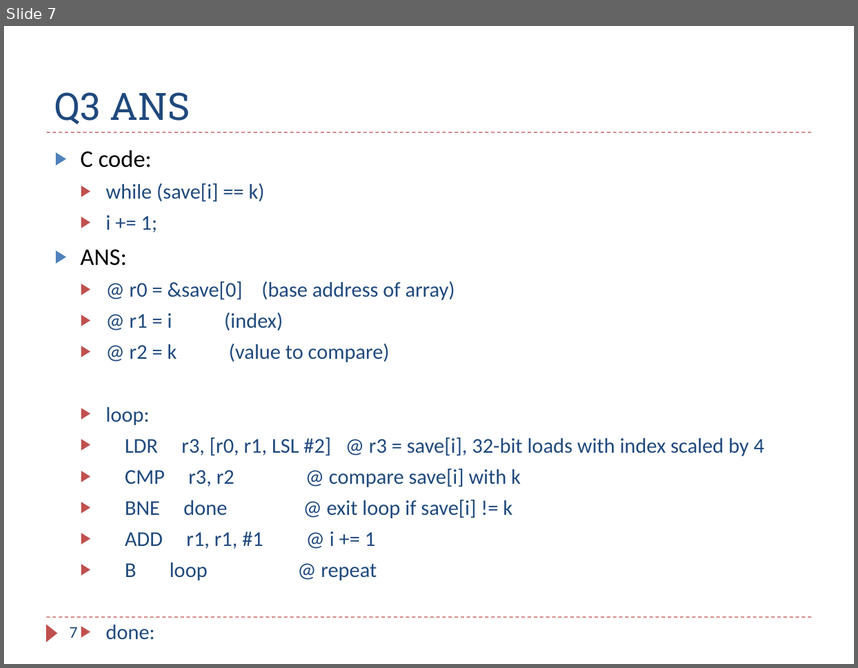
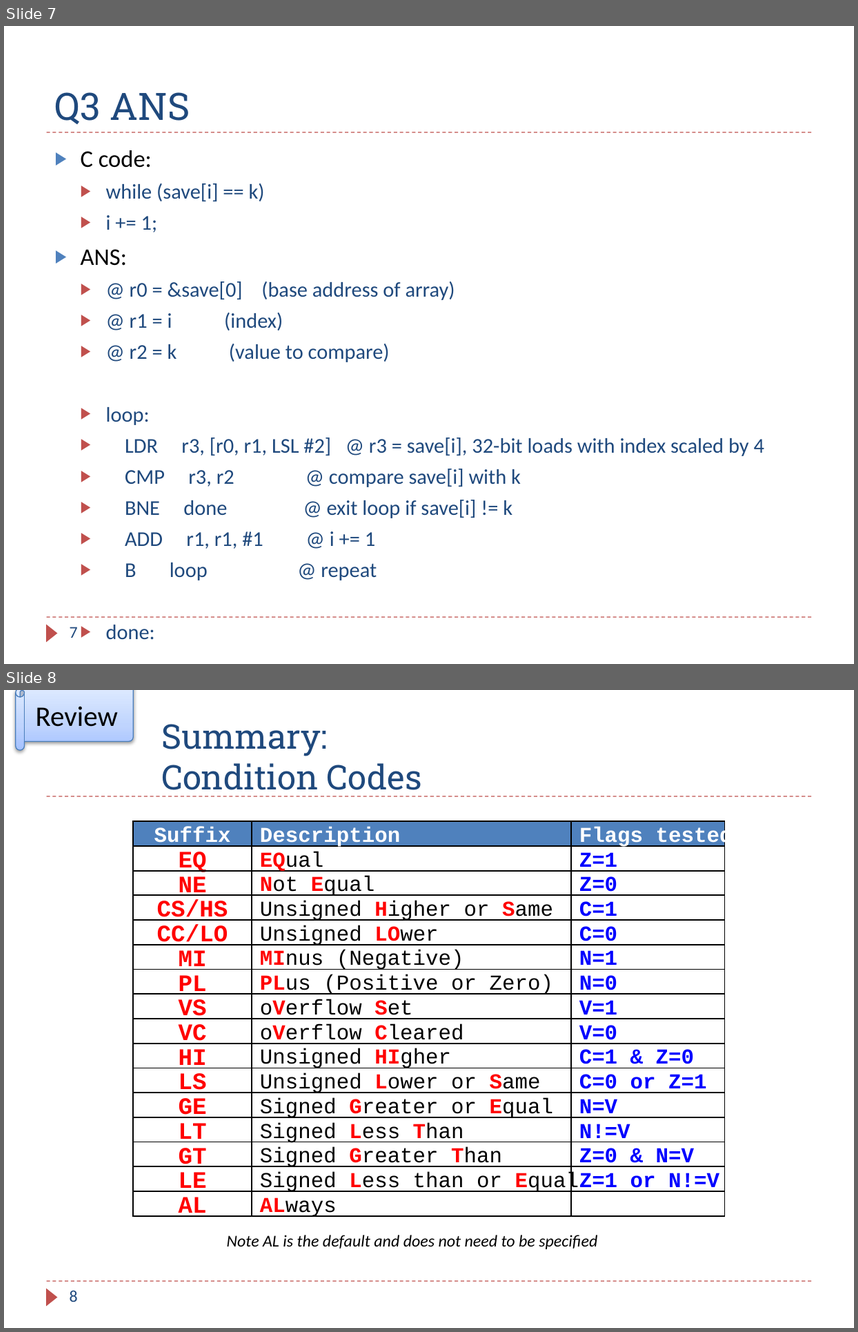
Before and after one commit to guhofstra/CSC111Fa25, a slide deck: PPTs/Ch6_ARM_Flow_Control_Exercises_ANS.pptx. Shown one above the other, each under a label of ours: slide 7 before the commit, slides 7 and 8 after it. The pictures are 858x668 and 858x1332 pixels, drawn with LibreOffice and Linux fonts; fonts in the diff are those of the drawing. Boxes give left, top, right and bottom in pixels: in the first picture for what was removed or moved away, otherwise in the second. Text is boxed around its words. In the diff, an @@ line names an element or a change of style, - is before the commit and + after.

```diff
--- a/PPTs/Ch6_ARM_Flow_Control_Exercises_ANS.pptx
+++ b/PPTs/Ch6_ARM_Flow_Control_Exercises_ANS.pptx
@@ slide 8 added at [4,690,854,1328], background #FFFFFF; not listed: 3 template elements that a slide beside it also shows @@
@@ horizontal scroll added at [16,690,133,750], fill gradient #A4C4FF to #BFD4FF to #E6EEFF, outline #4B7EBC 0.75 pt, 24 pt, text #000000 @@
+Review
@@ title added at [161,724,422,797], 28.8 pt, text #1F497D @@
+Summary:
+Condition Codes
@@ group added at [133,821,725,1215]: 48 rectangles @@
+Not Equal
+Unsigned Higher or Same
+Unsigned LOwer
+MInus (Negative)
+EQual
+oVerflow Set
+oVerflow Cleared
+Unsigned HIgher
+Unsigned Lower or Same
+PLus (Positive or Zero)
+Signed Less Than
+Signed Greater Than
+Signed Less than or Equal
+ALways
+Signed Greater or Equal
+EQ
+NE
+CS/HS
+CC/LO
+PL
+VS
+HI
+LS
+GE
+LT
+GT
+LE
+AL
+MI
+VC
+Suffix
+Description
+Z=0
+C=1
+C=0
+Z=1
+Flags tested
+N=1
+N=0
+V=1
+V=0
+C=1 & Z=0
+C=0 or Z=1
+N=V
+N!=V
+Z=0 & N=V
+Z=1 or N!=V
@@ text added at [227,1234,597,1249], 14 pt, text #000000, italic @@
+    Note AL is the default and does not need to be specified
@@ page number added at [70,1290,78,1301], 14 pt, text #1F497D @@
+8
```
Also in this commit, not shown: 8 other slides added, 25 other files.
